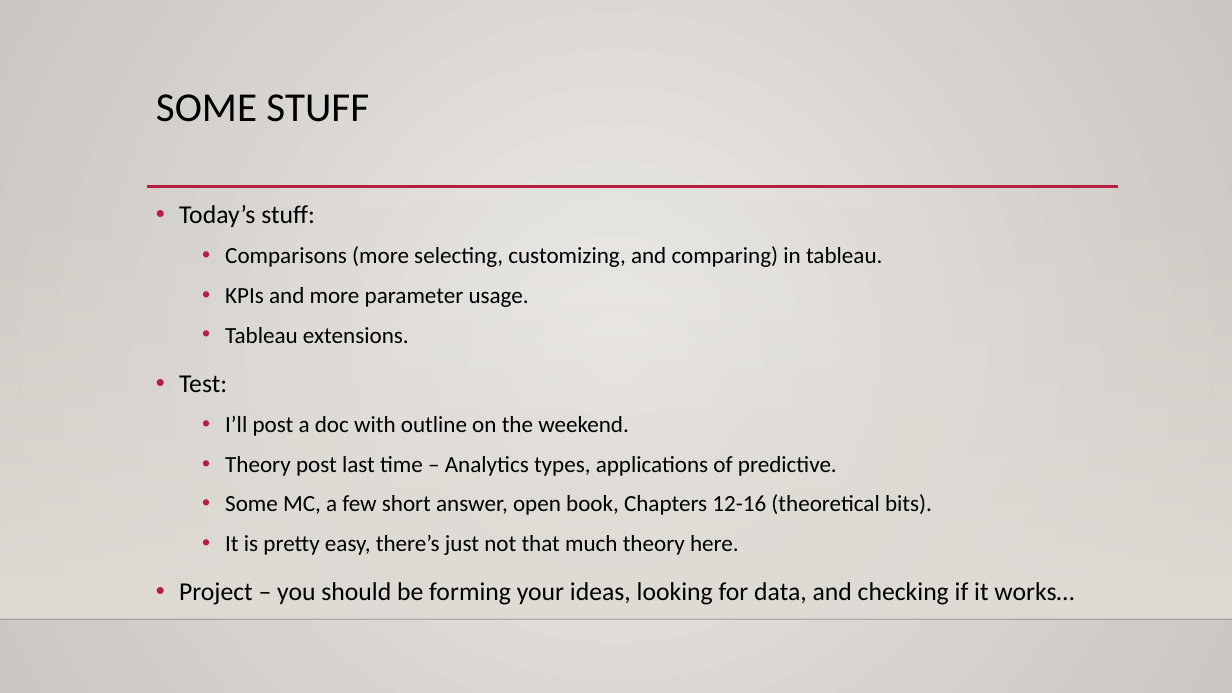
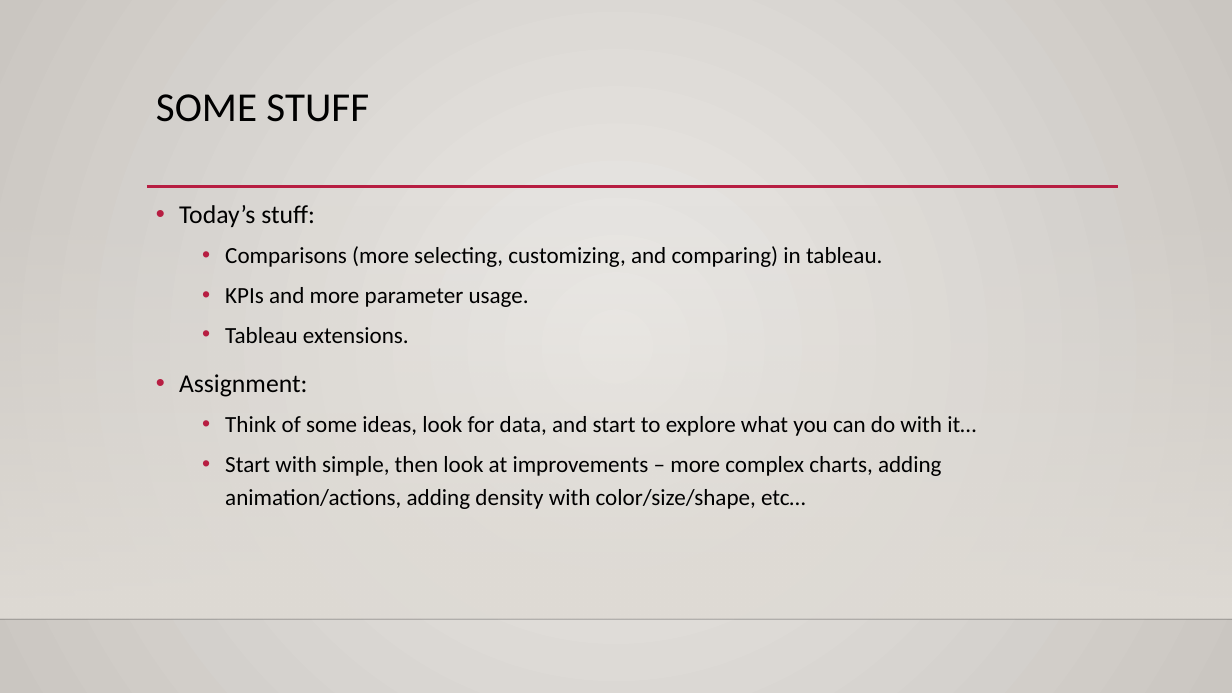
Before and after one commit to AkeemSemper/ml_datasets, a slide deck: slide 1 of slides/kpi.pptx. Drawn at 1232x693 pixels with LibreOffice and Linux fonts; fonts in the diff are those of the drawing; background and template pictures are left out. Boxes give left, top, right and bottom in pixels: in the first picture for what was removed or moved away, otherwise in the second. Text is boxed around its words. In the diff, an @@ line names an element or a change of style, - is before the commit and + after.

```diff
--- a/slides/kpi.pptx
+++ b/slides/kpi.pptx
@@ text at (179, 374, 976, 509): text changed @@
-• Test:
-  • I’ll post a doc with outline on the weekend.
-  • Theory post last time – Analytics types, applications of predictive.
-  • Some MC, a few short answer, open book, Chapters 12-16 (theoretical bits).
-  • It is pretty easy, there’s just not that much theory here.
-• Project – you should be forming your ideas, looking for data, and checking if it works…
+• Assignment:
+  • Think of some ideas, look for data, and start to explore what you can do with it…
+  • Start with simple, then look at improvements – more complex charts, adding animation/actions, adding density with color/size/shape, etc…
```
Also in this commit, not shown: 1 other slide changed, 4 slides added, 2 other files.
